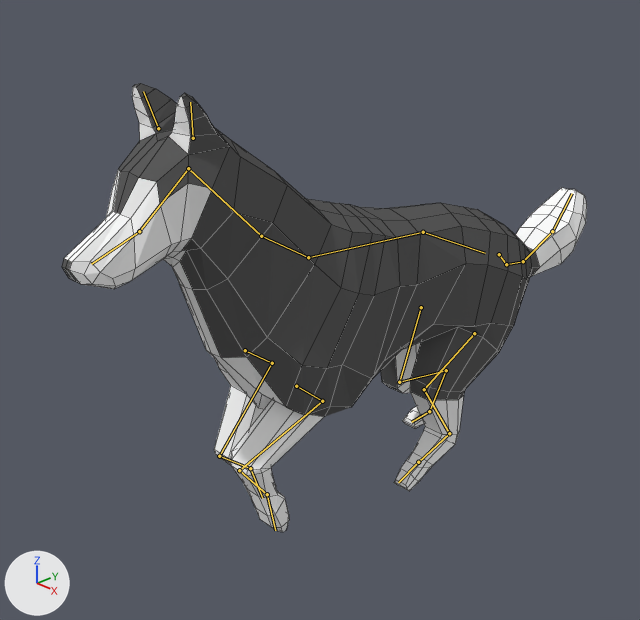
A saved change to the Blender file Volt3D/Assets/Husky/husky-trot.blend.
One viewpoint serves both versions: a camera (50 mm lens) standing at (8.59, -9.17, 8.86) and looking at (-0.57, -0.26, 3.25). Arrows for +X, +Y and +Z are at lower left; the lights stay in place. Both versions are drawn at frame 50 of the action 'ArmatureAction'; the numbers are the values there. The bones that bend it are drawn over the model as lines. Mesh edges are drawn as thin lines.

Objects in the first picture: 'Husky'.
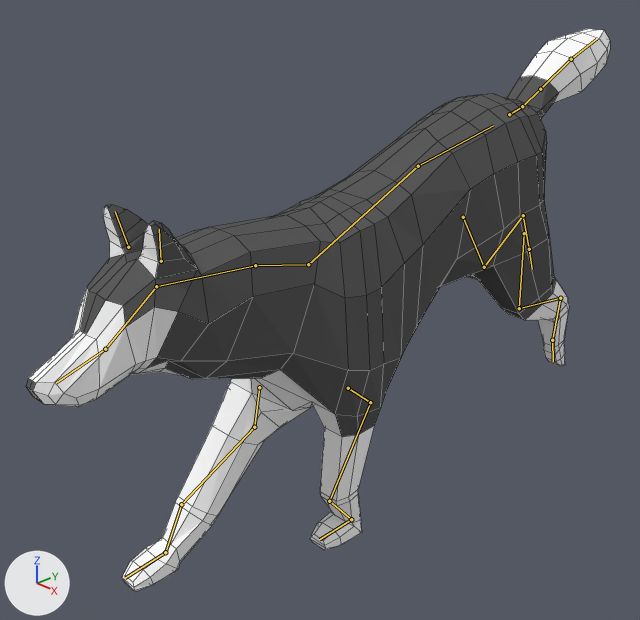
Scene script edits in JSON lines:
```json
{"block": "bone_chest", "where": "bone_chest = bpy.data.objects['Armature'].pose.bones['chest']"}
{"op": "set", "path": "bone_chest.location", "old": "(0.0, -0.26, 0.37)", "new": "(0.0, -0.33, 0.45)"}
{"op": "set", "path": "bone_chest.rotation_quaternion", "old": "(0.998, 0.067, 0.0, 0.0)", "new": "(0.976, 0.22, 0.0, 0.0)", "note": "degrees (8, 0, 0) -> degrees (25, 0, 0)"}
{"block": "bone_neck", "where": "bone_neck = bpy.data.objects['Armature'].pose.bones['neck']  # child of 'chest'"}
{"op": "set", "path": "bone_neck.rotation_quaternion", "old": "(0.997, -0.051, 0.0, 0.0)", "new": "(0.971, -0.241, 0.0, 0.0)", "note": "degrees (-6, 0, 0) -> degrees (-28, 0, 0)"}
{"block": "bone_head", "where": "bone_head = bpy.data.objects['Armature'].pose.bones['head']  # child of 'neck'"}
{"op": "set", "path": "bone_head.rotation_quaternion", "old": "(0.998, -0.001, 0.0, 0.0)", "new": "(0.933, 0.359, 0.0, 0.0)", "note": "degrees (0, 0, 0) -> degrees (42, 0, 0)"}
{"block": "bone_back", "where": "bone_back = bpy.data.objects['Armature'].pose.bones['back']  # child of 'chest'"}
{"op": "set", "path": "bone_back.rotation_quaternion", "old": "(0.999, -0.051, 0.0, 0.0)", "new": "(0.981, 0.193, 0.0, 0.0)", "note": "degrees (-6, 0, 0) -> degrees (22, 0, 0)"}
{"block": "bone_waist", "where": "bone_waist = bpy.data.objects['Armature'].pose.bones['waist']  # child of 'back'"}
{"op": "set", "path": "bone_waist.rotation_quaternion", "old": "(0.998, -0.056, 0.0, 0.0)", "new": "(1.0, 0.0, 0.0, 0.0)", "note": "degrees (-6, 0, 0) -> degrees (0, 0, 0)"}
{"block": "bone_back_thigh_r", "where": "bone_back_thigh_r = bpy.data.objects['Armature'].pose.bones['back_thigh.R']  # child of 'waist'"}
{"op": "set", "path": "bone_back_thigh_r.location", "old": "(0.0, -0.4, -0.48)", "new": "(0.0, 0.0, 0.0)"}
{"block": "bone_tail1", "where": "bone_tail1 = bpy.data.objects['Armature'].pose.bones['tail1']  # child of 'waist'"}
{"op": "set", "path": "bone_tail1.rotation_quaternion", "old": "(0.947, 0.323, 0.0, 0.0)", "new": "(0.87, 0.493, 0.0, 0.0)", "note": "degrees (38, 0, 0) -> degrees (59, 0, 0)"}
{"block": "bone_tail2", "where": "bone_tail2 = bpy.data.objects['Armature'].pose.bones['tail2']  # child of 'tail1'"}
{"op": "set", "path": "bone_tail2.rotation_quaternion", "old": "(0.903, -0.429, 0.0, 0.0)", "new": "(0.968, -0.25, 0.0, 0.0)", "note": "degrees (-51, 0, 0) -> degrees (-29, 0, 0)"}
{"block": "bone_tail3", "where": "bone_tail3 = bpy.data.objects['Armature'].pose.bones['tail3']  # child of 'tail2'"}
{"op": "set", "path": "bone_tail3.rotation_quaternion", "old": "(0.963, -0.271, 0.0, 0.0)", "new": "(1.0, 0.0, 0.0, 0.0)", "note": "degrees (-31, 0, 0) -> degrees (0, 0, 0)"}
{"block": "bone_tail4", "where": "bone_tail4 = bpy.data.objects['Armature'].pose.bones['tail4']  # child of 'tail3'"}
{"op": "set", "path": "bone_tail4.rotation_quaternion", "old": "(0.962, -0.273, 0.0, 0.0)", "new": "(1.0, 0.0, 0.0, 0.0)", "note": "degrees (-32, 0, 0) -> degrees (0, 0, 0)"}
{"block": "bone_back_thigh_l", "where": "bone_back_thigh_l = bpy.data.objects['Armature'].pose.bones['back_thigh.L']  # child of 'waist'"}
{"op": "set", "path": "bone_back_thigh_l.location", "old": "(0.0, -0.5, -0.35)", "new": "(0.0, 0.0, 0.0)"}
{"block": "bone_front_shoulder_r", "where": "bone_front_shoulder_r = bpy.data.objects['Armature'].pose.bones['front_shoulder.R']  # child of 'chest'"}
{"op": "set", "path": "bone_front_shoulder_r.location", "old": "(0.0, -0.68, 0.02)", "new": "(0.0, -0.17, 0.18)"}
{"block": "bone_front_leg_r", "where": "bone_front_leg_r = bpy.data.objects['Armature'].pose.bones['front_leg.R']  # child of 'front_shoulder.R'"}
{"op": "set", "path": "bone_front_leg_r.rotation_quaternion", "old": "(0.987, -0.081, 0.0, 0.0)", "new": "(1.0, 0.0, 0.0, 0.0)", "note": "degrees (-9, 0, 0) -> degrees (0, 0, 0)"}
{"block": "bone_front_shoulder_l", "where": "bone_front_shoulder_l = bpy.data.objects['Armature'].pose.bones['front_shoulder.L']  # child of 'chest'"}
{"op": "set", "path": "bone_front_shoulder_l.location", "old": "(0.0, -0.57, 0.17)", "new": "(0.0, -0.52, -0.35)"}
{"block": "bone_front_heel_ik_r", "where": "bone_front_heel_ik_r = bpy.data.objects['Armature'].pose.bones['front_heel_IK.R']"}
{"op": "set", "path": "bone_front_heel_ik_r.location", "old": "(0.0, -0.81, 1.26)", "new": "(0.0, 0.92, -0.07)"}
{"op": "set", "path": "bone_front_heel_ik_r.rotation_quaternion", "old": "(0.665, 0.747, 0.0, 0.0)", "new": "(0.999, -0.036, 0.0, 0.0)", "note": "degrees (97, 0, 0) -> degrees (-4, 0, 0)"}
{"block": "bone_back_heel_ik_r", "where": "bone_back_heel_ik_r = bpy.data.objects['Armature'].pose.bones['back_heel_IK.R']"}
{"op": "set", "path": "bone_back_heel_ik_r.location", "old": "(0.0, -2.61, 0.31)", "new": "(0.0, 1.3, 1.32)"}
{"op": "set", "path": "bone_back_heel_ik_r.rotation_quaternion", "old": "(0.989, 0.145, 0.0, 0.0)", "new": "(0.638, 0.77, 0.0, 0.0)", "note": "degrees (17, 0, 0) -> degrees (101, 0, 0)"}
{"block": "bone_front_heel_ik_l", "where": "bone_front_heel_ik_l = bpy.data.objects['Armature'].pose.bones['front_heel_IK.L']"}
{"op": "set", "path": "bone_front_heel_ik_l.location", "old": "(0.0, -0.02, 0.68)", "new": "(0.0, -1.7, -0.01)"}
{"op": "set", "path": "bone_front_heel_ik_l.rotation_quaternion", "old": "(0.614, 0.789, 0.0, 0.0)", "new": "(1.0, 0.0, 0.0, 0.0)", "note": "degrees (104, 0, 0) -> degrees (0, 0, 0)"}
{"block": "bone_back_heel_ik_l", "where": "bone_back_heel_ik_l = bpy.data.objects['Armature'].pose.bones['back_heel_IK.L']"}
{"op": "set", "path": "bone_back_heel_ik_l.location", "old": "(0.0, -0.69, -0.01)", "new": "(0.0, 2.25, 2.6)"}
{"op": "set", "path": "bone_back_heel_ik_l.rotation_quaternion", "old": "(1.0, -0.001, 0.0, 0.0)", "new": "(0.573, 0.819, 0.0, 0.0)", "note": "degrees (0, 0, 0) -> degrees (110, 0, 0)"}
```

What differs and where, as boxes [x1, y1, x2, y2] in the pictures (640 x 620 px):
```json
{"object": "Husky", "change": "posed", "before": [62, 83, 587, 532], "after": [26, 29, 610, 591], "on screen": "11% wider, 25% taller"}
{"bone": "chest", "before": "(308, 257) to (261, 236)", "after": "(308, 264) to (255, 265)"}
{"bone": "neck", "before": "(261, 236) to (188, 168)", "after": "(255, 265) to (156, 286)"}
{"bone": "head", "before": "(188, 168) to (139, 231)", "after": "(156, 286) to (105, 349)"}
{"bone": "back", "before": "(308, 257) to (423, 232)", "after": "(308, 264) to (418, 166)"}
{"bone": "waist", "before": "(423, 232) to (485, 253)", "after": "(418, 166) to (493, 125)"}
{"bone": "back_thigh.R", "before": "(474, 333) to (424, 389)", "after": "(524, 233) to (519, 308)"}
{"bone": "tail1", "before": "(499, 254) to (506, 264)", "after": "(509, 114) to (522, 106)"}
{"bone": "tail2", "before": "(506, 264) to (523, 261)", "after": "(522, 106) to (540, 89)"}
{"bone": "tail3", "before": "(523, 261) to (552, 231)", "after": "(540, 89) to (571, 59)"}
{"bone": "tail4", "before": "(552, 231) to (572, 193)", "after": "(571, 59) to (596, 39)"}
{"bone": "back_thigh.L", "before": "(421, 307) to (399, 382)", "after": "(463, 217) to (484, 267)"}
{"bone": "front_shoulder.R", "before": "(296, 386) to (322, 401)", "after": "(348, 388) to (370, 402)"}
{"bone": "front_leg.R", "before": "(322, 401) to (239, 470)", "after": "(370, 402) to (329, 501)"}
{"bone": "front_shoulder.L", "before": "(245, 350) to (272, 363)", "after": "(259, 387) to (254, 427)"}
```
